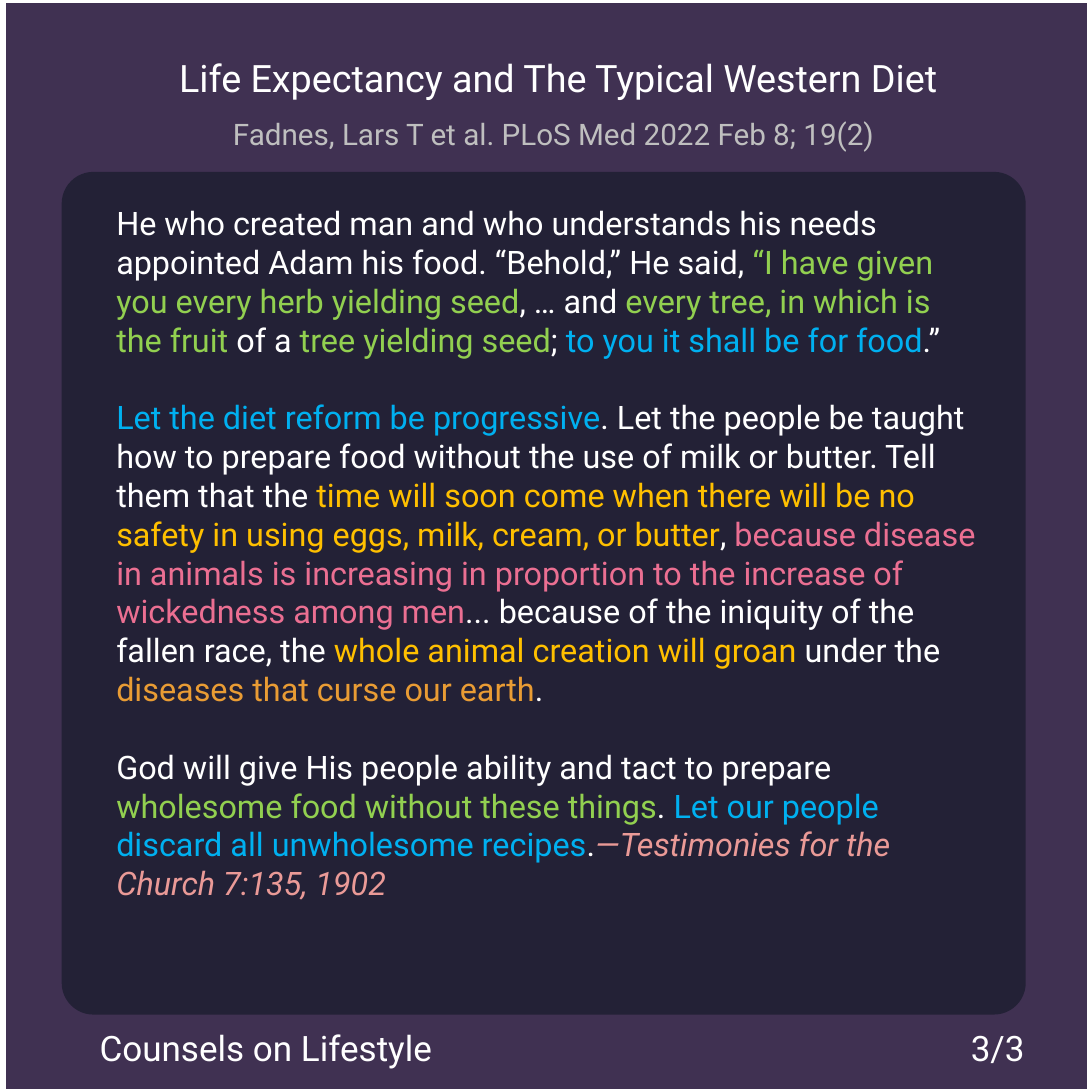
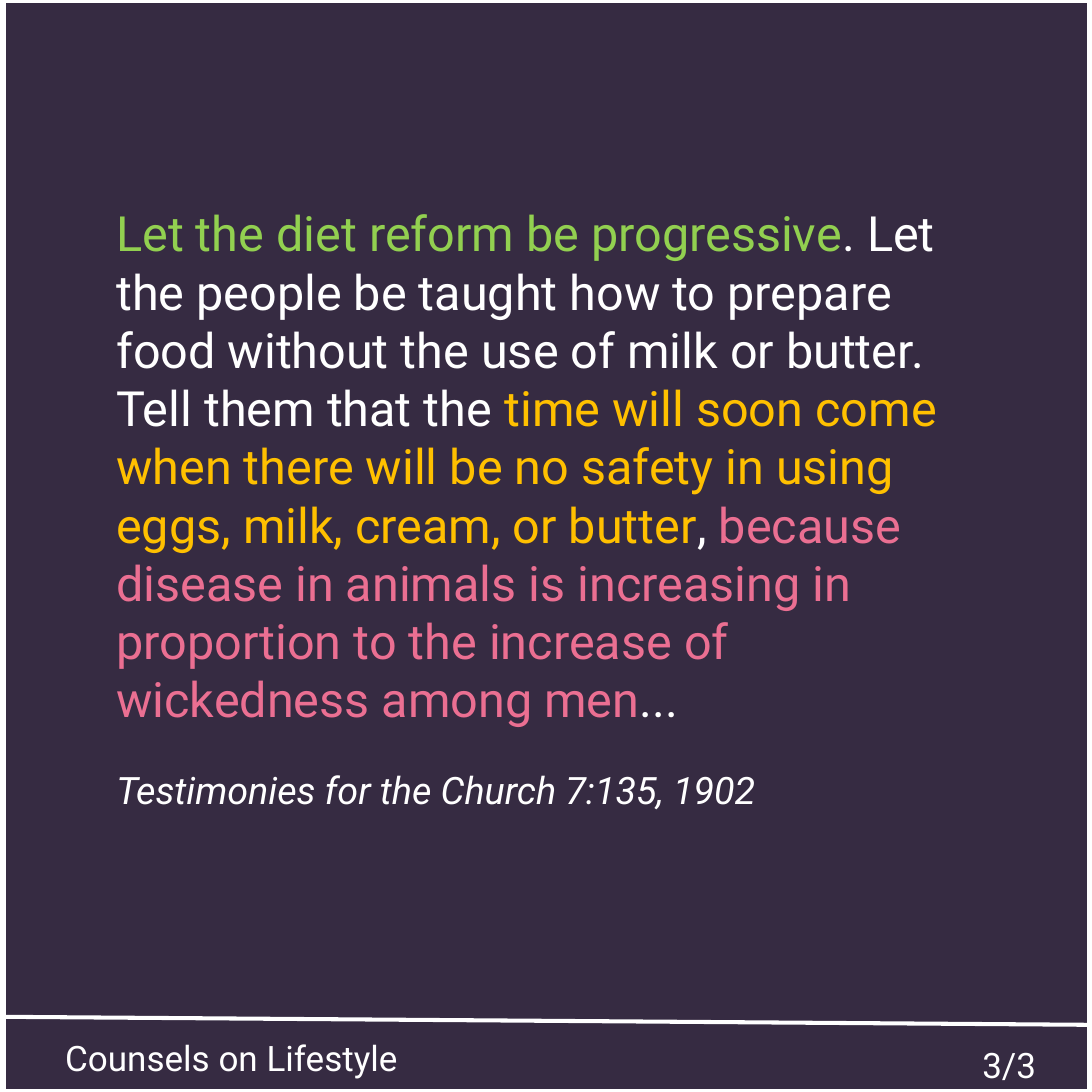
Before and after one commit to msimbao/counselsonlifestyle, a slide deck: slide 3 of posts/6/slides.pptx. Drawn at 1092x1092 pixels with LibreOffice and Linux fonts; fonts in the diff are those of the drawing. Boxes give left, top, right and bottom in pixels: in the first picture for what was removed or moved away, otherwise in the second. Text is boxed around its words. In the diff, an @@ line names an element or a change of style, - is before the commit and + after.

```diff
--- a/posts/6/slides.pptx
+++ b/posts/6/slides.pptx
@@ background #403152 to #362B42 @@
@@ text removed at box(179, 63, 937, 100) @@
-Life Expectancy and The Typical Western Diet
@@ text removed at box(233, 121, 873, 152) @@
-Fadnes, Lars T et al. PLoS Med 2022 Feb 8; 19(2)
@@ rounded rectangle removed at box(62, 172, 1026, 1014) @@
@@ text at box(116, 214, 936, 809): text changed; size 24 to 36 pt @@
-He who created man and who understands his needs appointed Adam his food. “Behold,” He said, “I have given you every herb yielding seed, … and every tree, in which is the fruit of a tree yielding seed; to you it shall be for food.”
-Let the diet reform be progressive. Let the people be taught how to prepare food without the use of milk or butter. Tell them that the time will soon come when there will be no safety in using eggs, milk, cream, or butter, because disease in animals is increasing in proportion to the increase of wickedness among men... because of the iniquity of the fallen race, the whole animal creation will groan under the diseases that curse our earth.
-God will give His people ability and tact to prepare wholesome food without these things. Let our people discard all unwholesome recipes.—Testimonies for the Church 7:135, 1902
+Let the diet reform be progressive. Let the people be taught how to prepare food without the use of milk or butter. Tell them that the time will soon come when there will be no safety in using eggs, milk, cream, or butter, because disease in animals is increasing in proportion to the increase of wickedness among men...
+Testimonies for the Church 7:135, 1902
@@ line added from (1, 1017) to (1089, 1025), #FFFFFF 3 pt @@
@@ text "Counsels on Lifestyle": place and size @@
-text "Counsels on Lifestyle" at box(100, 1034, 432, 1069)
+text "Counsels on Lifestyle" at box(65, 1044, 398, 1079)
@@ text "Counsels on Lifestyle" at box(65, 1044, 398, 1079): line spacing 61.6pt to 61.5pt @@
@@ text "3/3": place and size @@
-text "3/3" at box(971, 1035, 1025, 1063)
+text "3/3" at box(982, 1052, 1036, 1080)
```
Also in this commit, not shown: 2 other slides changed, 26 other files.
